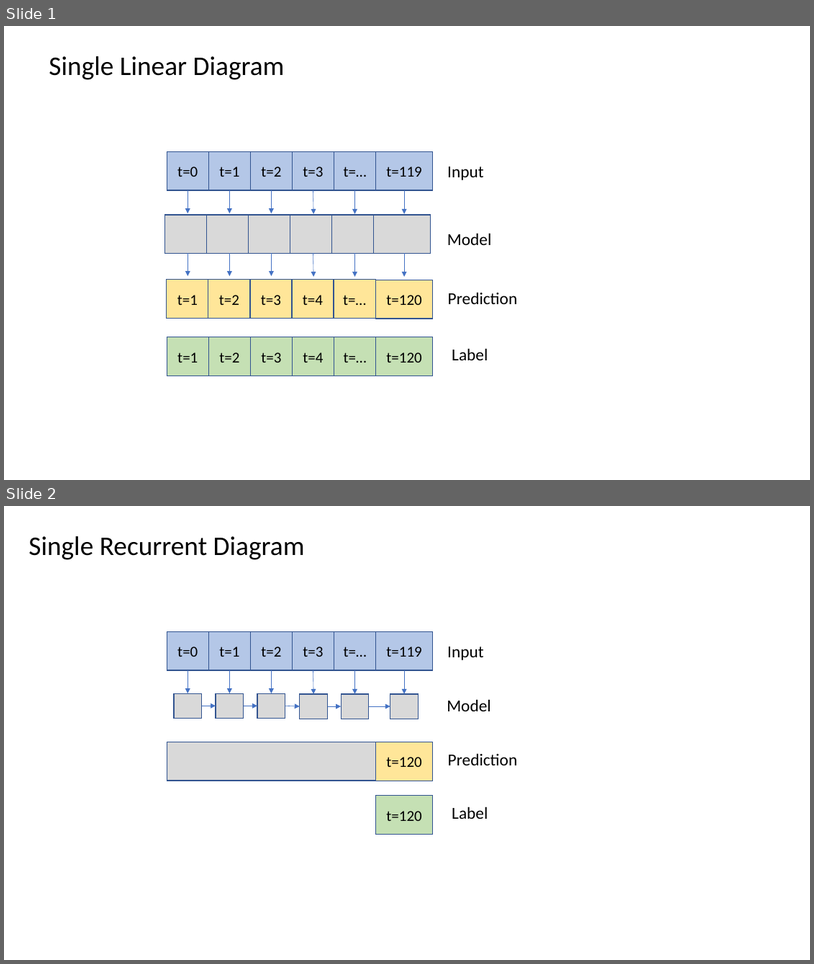
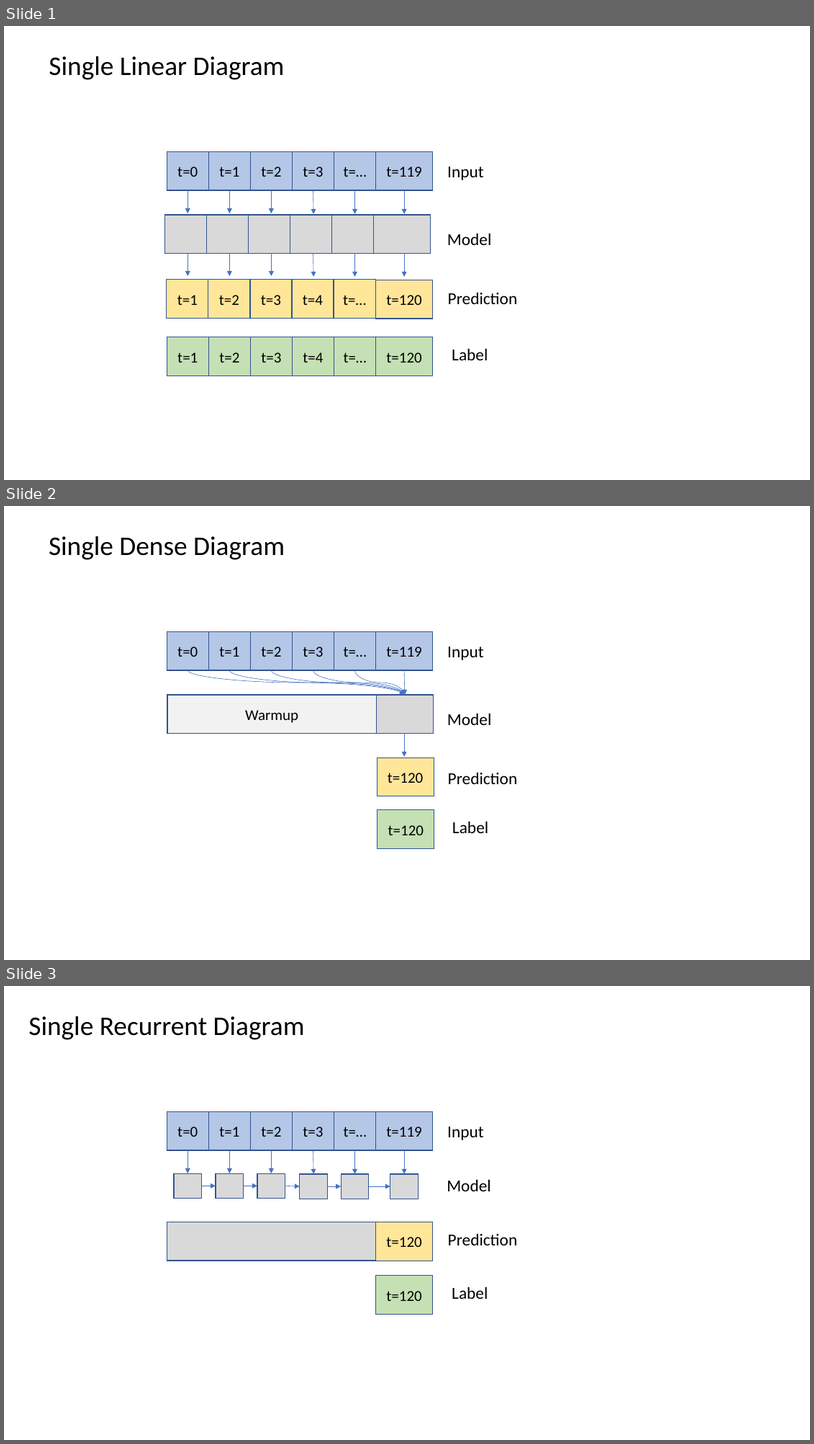
Before and after one commit to tonyngmk/free_storage, a slide deck: Images/streamlit/Atilla/diagrams.pptx. Shown one above the other, each under a label of ours: slides 1 and 2 before the commit, slides 1, 2 and 3 after it. The pictures are 814x964 and 814x1444 pixels, drawn with LibreOffice and Linux fonts; fonts in the diff are those of the drawing. Boxes give left, top, right and bottom in pixels: in the first picture for what was removed or moved away, otherwise in the second. Text is boxed around its words. In the diff, an @@ line names an element or a change of style, - is before the commit and + after.

```diff
--- a/Images/streamlit/Atilla/diagrams.pptx
+++ b/Images/streamlit/Atilla/diagrams.pptx
@@ slide 2 added at bbox=[4, 506, 810, 960], background #FFFFFF @@
@@ text added at bbox=[49, 536, 285, 560], 32 pt, text #000000 @@
+Single Dense Diagram
@@ rectangle added at bbox=[167, 632, 208, 671], fill #B4C7E7, outline #325491 1 pt, 18 pt, text #000000 @@
+t=0
@@ rectangle added at bbox=[209, 632, 251, 671], fill #B4C7E7, outline #325491 1 pt, 18 pt, text #000000 @@
+t=1
@@ rectangle added at bbox=[251, 632, 293, 671], fill #B4C7E7, outline #325491 1 pt, 18 pt, text #000000 @@
+t=2
@@ rectangle added at bbox=[293, 632, 334, 671], fill #B4C7E7, outline #325491 1 pt, 18 pt, text #000000 @@
+t=3
@@ rectangle added at bbox=[334, 632, 376, 671], fill #B4C7E7, outline #325491 1 pt, 18 pt, text #000000 @@
+t=…
@@ rectangle added at bbox=[376, 632, 433, 671], fill #B4C7E7, outline #325491 1 pt, 18 pt, text #000000 @@
+t=119
@@ text added at bbox=[448, 646, 484, 660], 20 pt, text #000000 @@
+Input
@@ curved arrow added from (188, 671) to (405, 695), #4472C4 0.5 pt @@
@@ curved arrow added from (229, 671) to (405, 695), #4472C4 0.5 pt @@
@@ curved arrow added from (271, 671) to (405, 695), #4472C4 0.5 pt @@
@@ curved arrow added from (313, 671) to (405, 695), #4472C4 0.5 pt @@
@@ curved arrow added from (355, 671) to (405, 695), #4472C4 0.5 pt @@
@@ arrow added from (404, 671) to (405, 695), #4472C4 0.5 pt @@
@@ rectangle added at bbox=[167, 695, 377, 734], fill #F2F2F2, outline #325491 1 pt, 18 pt, text #000000 @@
+Warmup
@@ rectangle added at bbox=[377, 695, 434, 734], fill #D9D9D9, outline #325491 1 pt @@
@@ text added at bbox=[448, 713, 492, 725], 20 pt, text #000000 @@
+Model
@@ arrow added from (404, 733) to (404, 757), #4472C4 0.5 pt @@
@@ rectangle added at bbox=[377, 758, 434, 796], fill #FFE699, outline #325491 1 pt, 18 pt, text #000000 @@
+t=120
@@ text added at bbox=[448, 772, 518, 784], 20 pt, text #000000 @@
+Prediction
@@ rectangle added at bbox=[378, 810, 435, 849], fill #C5E0B4, outline #325491 1 pt, 18 pt, text #000000 @@
+t=120
@@ text added at bbox=[453, 821, 489, 833], 20 pt, text #000000 @@
+Label
@@ what was slide 2 is now slide 3 @@
```
Also in this commit, not shown: 1 other file.
